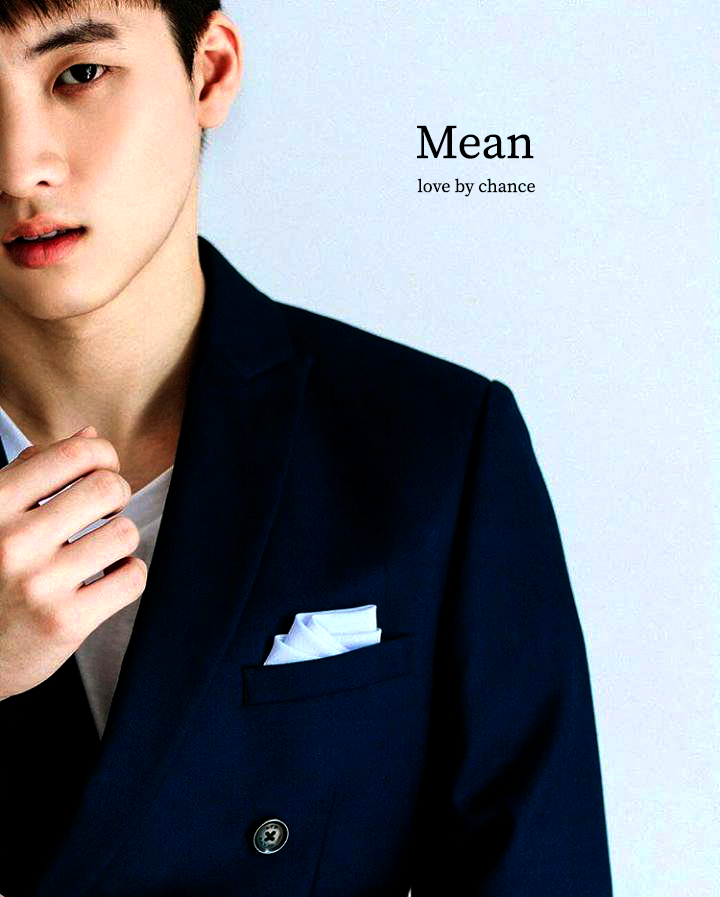
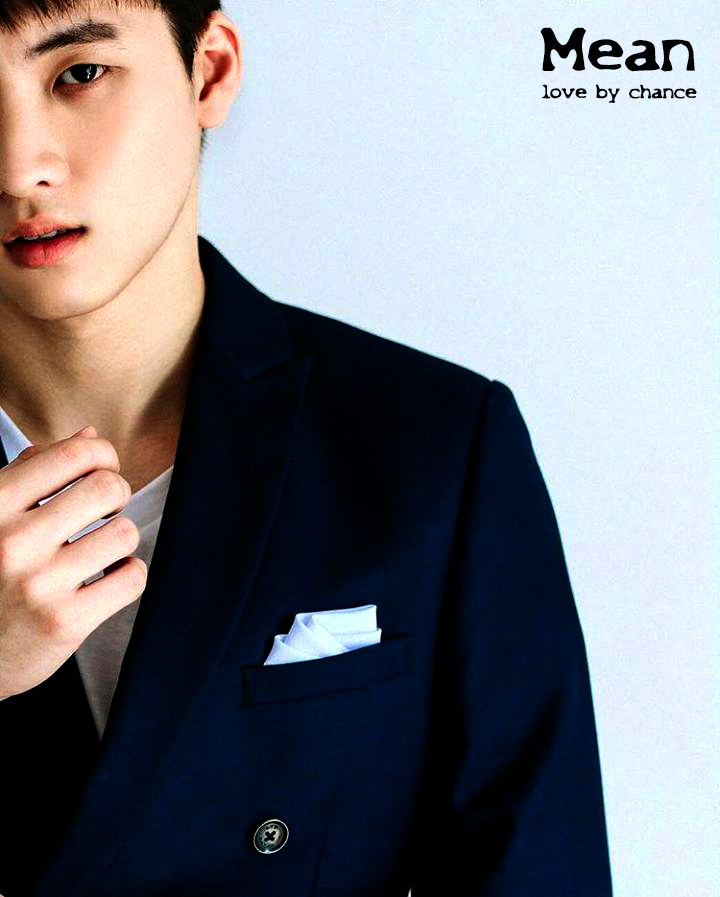
Layer changes from the first 720×897 image to the second:
painted on "love by chance" over left=417, top=84, right=697, bottom=197
painted on "Mean" over left=417, top=27, right=695, bottom=159
